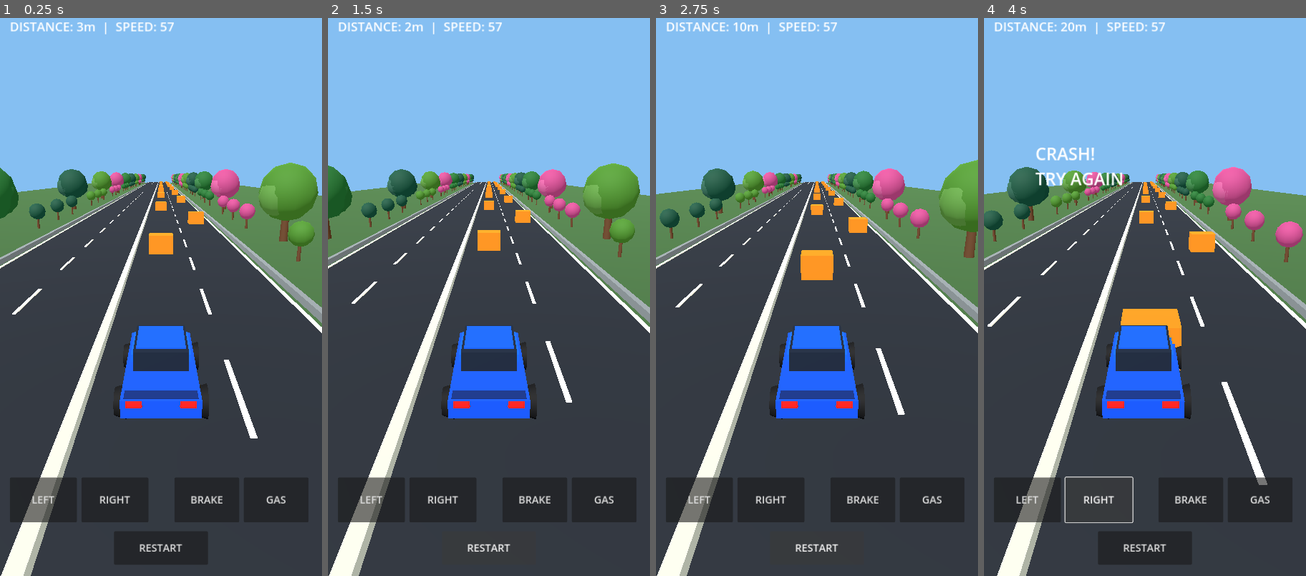
Above: before the commit, frames 1-4 (left to right).
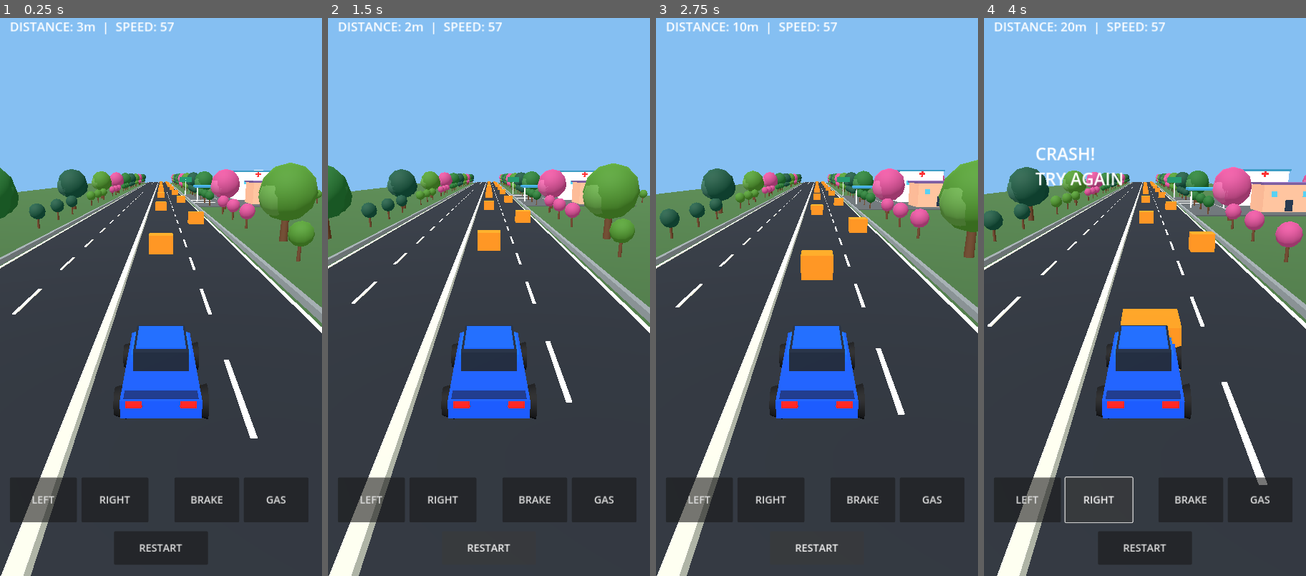
Above: after the commit, the same moments.

Repository: Mehedi13Wp/shiftworld-3d-
Game: Godot game, scene res://scenes/main.tscn
Two runs of this game, one before a commit and one after it. Both use one fixed random seed, a clock stepped at 60 frames per second and the inputs below.
Inputs:
- Up to frame 1 (0.25 s): no input
- Up to frame 2 (1.5 s): click "RESTART" at 0.5 s; click "RESTART" at 1.25 s
- Up to frame 3 (2.75 s): click "RESTART" at 2 s
- Up to frame 4 (4 s): click "LEFT" at 2.75 s; click "RIGHT" at 3.5 s

The runs differ from the first frame. In frame 1, 0.7% of the frame differs, in the area x 55-100%, y 27-34%; in frame 2, 0.7%; in frame 3, 1.1%; in frame 4, 1.8%, in the area x 56-100%, y 27-36%.

Commit message:
Open World stage 1: roadside service center, parking bays, shops and hospital scene

Diff:
--- a/scripts/game.gd
+++ b/scripts/game.gd
@@ -20,6 +20,7 @@
 var wheels: Array[Node3D] = []
 var lane_marks: Array[Node3D] = []
 var roadside: Array[Node3D] = []
+var landmarks: Array[Node3D] = []
 var score_label: Label
 var status_label: Label
 
@@ -28,6 +29,7 @@
 	_create_car()
 	_create_ui()
 	_spawn_obstacles()
+	_create_service_area()
 
 func _material(color: Color) -> StandardMaterial3D:
 	var mat := StandardMaterial3D.new()
@@ -129,6 +131,54 @@
 			var offset := 1.5 if big else 0.0
 			_tree(segment, side * (11.2 + offset), big, int(i / 4 + (0 if side < 0.0 else 2)) % 4)
 		roadside.append(segment)
+
+func _sign(parent: Node3D, pos: Vector3, size: Vector3, color: Color) -> void:
+	_box(parent, pos, size, color)
+
+func _building(parent: Node3D, x: float, z: float, width: float, depth: float, height: float, wall: Color, roof: Color) -> void:
+	_box(parent, Vector3(x, height * 0.5 - 0.38, z), Vector3(width, height, depth), wall)
+	_box(parent, Vector3(x, height - 0.30, z), Vector3(width + 0.5, 0.32, depth + 0.5), roof)
+	# Windows and entrance face the road.
+	var front := z + depth * 0.5 + 0.025
+	_box(parent, Vector3(x, 0.85, front), Vector3(1.15, 1.7, 0.07), Color(0.08, 0.15, 0.23))
+	for side in [-1.0, 1.0]:
+		_box(parent, Vector3(x + side * width * 0.30, height * 0.58, front), Vector3(0.85, 0.8, 0.07), Color(0.25, 0.65, 0.76))
+
+func _create_service_area() -> void:
+	# A roadside town/rest-stop vignette. It scrolls past the camera for now.
+	# In the next milestone it becomes a fixed, drivable destination.
+	var stop := Node3D.new()
+	add_child(stop)
+	stop.position.z = -85.0
+	landmarks.append(stop)
+
+	# Right-side parking plaza and marked parking bays.
+	_box(stop, Vector3(19.5, -0.27, 0), Vector3(21.0, 0.16, 45.0), Color(0.27, 0.29, 0.30))
+	for i in range(5):
+		var bay_z := -15.0 + float(i) * 7.0
+		_box(stop, Vector3(11.0, -0.16, bay_z), Vector3(5.0, 0.025, 0.12), Color(0.95, 0.93, 0.79))
+		_box(stop, Vector3(15.5, -0.16, bay_z), Vector3(0.12, 0.025, 6.7), Color(0.95, 0.93, 0.79))
+	# Low-cost town architecture and storefronts.
+	_building(stop, 24.0, -12.0, 8.0, 7.0, 4.8, Color(0.88, 0.78, 0.58), Color(0.55, 0.22, 0.15))
+	_building(stop, 24.0, 1.0, 9.0, 8.0, 6.5, Color(0.85, 0.90, 0.91), Color(0.16, 0.48, 0.61))
+	_building(stop, 24.0, 15.0, 8.0, 7.0, 4.4, Color(0.83, 0.61, 0.49), Color(0.38, 0.28, 0.49))
+	# Hospital cross: white sign with a red cross.
+	_sign(stop, Vector3(24.0, 5.6, 5.13), Vector3(2.1, 1.6, 0.12), Color.WHITE)
+	_sign(stop, Vector3(24.0, 5.6, 5.21), Vector3(0.38, 1.28, 0.06), Color(0.92, 0.12, 0.13))
+	_sign(stop, Vector3(24.0, 5.6, 5.25), Vector3(1.22, 0.34, 0.06), Color(0.92, 0.12, 0.13))
+	# Service station canopy and columns.
+	_box(stop, Vector3(12.5, 3.1, 12.0), Vector3(7.0, 0.4, 6.0), Color(0.18, 0.51, 0.68))
+	for x in [9.7, 15.3]:
+		_cylinder(stop, Vector3(x, 1.35, 12.0), 2.8, 0.16, Color(0.88, 0.90, 0.91))
+	# Rest-area sign visible from the road.
+	_cylinder(stop, Vector3(9.0, 2.1, -17.0), 4.2, 0.14, Color(0.76, 0.78, 0.80))
+	_sign(stop, Vector3(9.0, 4.2, -17.0), Vector3(3.4, 1.3, 0.22), Color(0.06, 0.47, 0.33))
+	# Roadside decorative flowering trees.
+	for i in range(4):
+		var planter := Node3D.new()
+		stop.add_child(planter)
+		planter.position.z = -18.0 + float(i) * 11.0
+		_tree(planter, 34.0, i % 2 == 0, 3 if i % 2 == 0 else 2)
 
 func _create_car() -> void:
 	car = Node3D.new()
@@ -228,6 +278,10 @@
 		segment.position.z += speed * delta
 		if segment.position.z > 14.0:
 			segment.position.z -= 320.0
+	for landmark in landmarks:
+		landmark.position.z += speed * delta
+		if landmark.position.z > 75.0:
+			landmark.position.z -= 320.0
 	for obstacle in obstacles:
 		obstacle.position.z += speed * delta
 		if obstacle.position.z > 14.0:
